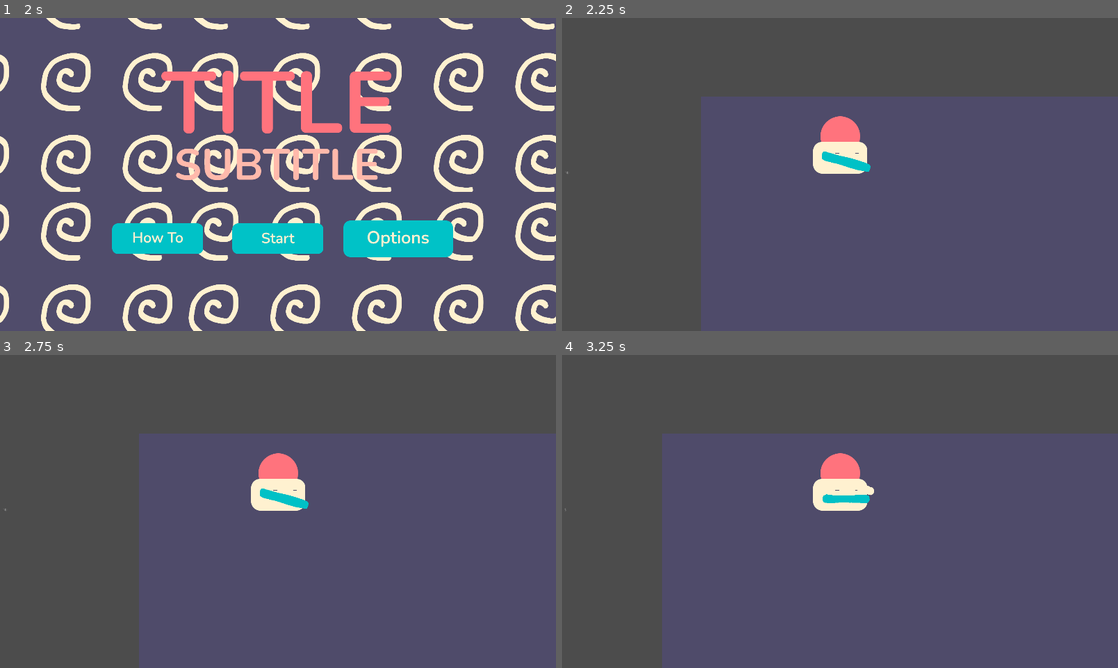
Above: before the commit, frames 1-4 (two rows, left to right).
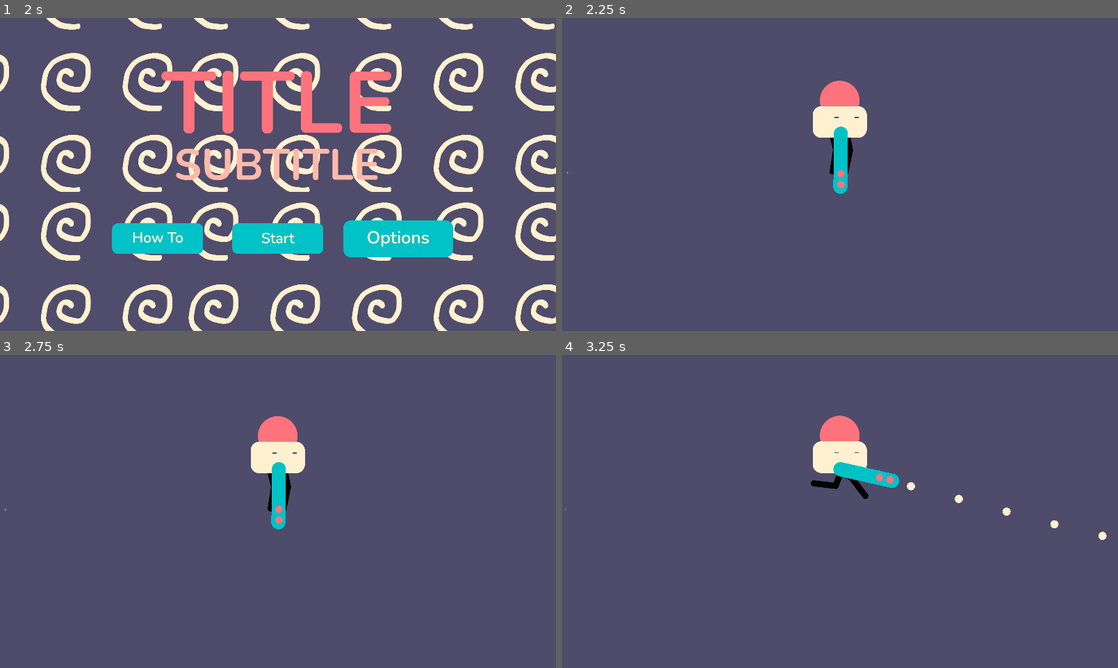
Above: after the commit, the same moments.

Repository: joscco/Dicity
Game: Godot game, scene res://Scenes/StartScene.tscn
The game is run twice, just before and just after one commit, with the same random seed, the same clock (stepped at 60 frames per second) and the same inputs. Sound files missing from this copy of the repository are replaced by a short silence.
Inputs (mouse positions are in pixels of both pictures, inside the frame that each line leads up to):
- Up to frame 1 (2 s): click (155, 240) at 0.5 s; click (400, 240) at 1.25 s
- Up to frame 2 (2.25 s): click (840, 240) at 2 s
- Up to frame 3 (2.75 s): no input
- Up to frame 4 (3.25 s): move the mouse to (962, 495) at 2.77 s; press the mouse at (962, 495) at 2.78 s; hold Right (right) from 2.78 s (still down)

Frame 1 is identical in both runs. In frame 2, 46% of the frame differs, in the area x 0-100%, y 0-100%; in frame 3, 46%; in frame 4, 41%.

Commit message:
Improve Player Animation

Diff:
--- /dev/null
+++ b/Assets/Graphics/Assets/Spine/EnemyLegs.json
@@ -0,0 +1,48 @@
+{ "skeleton": { "images": "/Users/jonathanschmitz/Projects/gmtk-2022/Assets/Graphics/Assets/Spine/images/" },
+"bones": [
+	{ "name": "root" }
+],
+"slots": [
+	{ "name": "first_top", "bone": "root", "attachment": "first_top" },
+	{ "name": "second_top", "bone": "root", "attachment": "second_top" },
+	{ "name": "third_top", "bone": "root", "attachment": "third_top" },
+	{ "name": "forth_top", "bone": "root", "attachment": "forth_top" },
+	{ "name": "first_bottom", "bone": "root", "attachment": "first_bottom" },
+	{ "name": "second_bottom", "bone": "root", "attachment": "second_bottom" },
+	{ "name": "third_bottom", "bone": "root", "attachment": "third_bottom" },
+	{ "name": "fourth_bottom", "bone": "root", "attachment": "fourth_bottom" },
+	{ "name": "dots", "bone": "root", "attachment": "dots" }
+],
+"skins": {
+	"default": {
+		"first_top": {
+			"first_top": { "x": -64.5, "y": 123.5, "width": 23, "height": 99 }
+		},
+		"second_top": {
+			"second_top": { "x": -20.5, "y": 123.5, "width": 23, "height": 99 }
+		},
+		"third_top": {
+			"third_top": { "x": 23.5, "y": 123.5, "width": 23, "height": 99 }
+		},
+		"forth_top": {
+			"forth_top": { "x": 67.5, "y": 123.5, "width": 23, "height": 99 }
+		},
+		"first_bottom": {
+			"first_bottom": { "x": -64.5, "y": 47.5, "width": 23, "height": 99 }
+		},
+		"second_bottom": {
+			"second_bottom": { "x": -20.5, "y": 47.5, "width": 23, "height": 99 }
+		},
+		"third_bottom": {
+			"third_bottom": { "x": 23.5, "y": 47.5, "width": 23, "height": 99 }
+		},
+		"fourth_bottom": {
+			"fourth_bottom": { "x": 67.5, "y": 47.5, "width": 23, "height": 99 }
+		},
+		"dots": {
+			"dots": { "x": 1.5, "y": 81, "width": 135, "height": 166 }
+		}
+	}
+},
+"animations": { "animation": {} }
+}
--- /dev/null
+++ b/Assets/Graphics/Assets/Spine/PlayerLegs.json
@@ -0,0 +1,32 @@
+{ "skeleton": { "images": "/Users/jonathanschmitz/Projects/gmtk-2022/Assets/Graphics/Assets/Spine/images/" },
+"bones": [
+	{ "name": "root" }
+],
+"slots": [
+	{ "name": "left_top", "bone": "root", "attachment": "left_top" },
+	{ "name": "right_top", "bone": "root", "attachment": "right_top" },
+	{ "name": "left_bottom", "bone": "root", "attachment": "left_bottom" },
+	{ "name": "right_bottom", "bone": "root", "attachment": "right_bottom" },
+	{ "name": "dots", "bone": "root", "attachment": "dots" }
+],
+"skins": {
+	"default": {
+		"left_top": {
+			"left_top": { "x": -20.5, "y": 123.5, "width": 23, "height": 99 }
+		},
+		"right_top": {
+			"right_top": { "x": 23.5, "y": 123.5, "width": 23, "height": 99 }
+		},
+		"left_bottom": {
+			"left_bottom": { "x": -20.5, "y": 47.5, "width": 23, "height": 99 }
+		},
+		"right_bottom": {
+			"right_bottom": { "x": 23.5, "y": 47.5, "width": 23, "height": 99 }
+		},
+		"dots": {
+			"dots": { "x": 1.5, "y": 81, "width": 47, "height": 166 }
+		}
+	}
+},
+"animations": { "animation": {} }
+}
--- a/Characters/Bullet.tscn
+++ b/Characters/Bullet.tscn
@@ -1,10 +1,10 @@
 [gd_scene load_steps=4 format=2]
 
-[ext_resource path="res://AssetCreation/Graphics/PNGs/GameScene/bullet.png" type="Texture" id=1]
+[ext_resource path="res://Assets/Graphics/PNGs/GameScene/bullet.png" type="Texture" id=1]
 [ext_resource path="res://Scripts/BulletStats.gd" type="Script" id=2]
 
 [sub_resource type="CapsuleShape2D" id=1]
-radius = 13.4
+radius = 2.8
 height = 0.0
 
 [node name="Bullet" type="Area2D"]
@@ -12,12 +12,12 @@
 script = ExtResource( 2 )
 
 [node name="BulletSprite" type="Sprite" parent="."]
-rotation = 1.5708
-scale = Vector2( 5, 5 )
 texture = ExtResource( 1 )
 
 [node name="CollisionShape2D" type="CollisionShape2D" parent="."]
-position = Vector2( 1, 2 )
+position = Vector2( 0, -1 )
 rotation = 1.5708
 scale = Vector2( 5, 5 )
 shape = SubResource( 1 )
+
+[node name="OffScreenChecker" type="VisibilityNotifier2D" parent="."]
--- a/Characters/Ghost.tscn
+++ b/Characters/Ghost.tscn
@@ -1,6 +1,6 @@
 [gd_scene load_steps=5 format=2]
 
-[ext_resource path="res://AssetCreation/Graphics/PNGs/GameScene/enemyBody_0.png" type="Texture" id=1]
+[ext_resource path="res://Assets/Graphics/PNGs/GameScene/enemyBody_0.png" type="Texture" id=1]
 [ext_resource path="res://Scripts/Chase.gd" type="Script" id=2]
 [ext_resource path="res://Characters/ExperiencePoint.tscn" type="PackedScene" id=3]
 
--- a/Characters/RenderComponents/PlayerRenderer.gd
+++ b/Characters/RenderComponents/PlayerRenderer.gd
@@ -1,36 +1,49 @@
-extends Sprite
+extends Node2D
 
-onready var gunSprite: AnimatedSprite = $Gun
+onready var bodySprite: Sprite = $Body
+onready var eyesSprite: Sprite = $Body/Eyes
+onready var gunSprite: Sprite = $Body/Gun
+onready var mullet: Node2D = $Body/Gun/Mullet
+onready var legs: Sprite = $Legs
+onready var animationPlayer: AnimationPlayer = $AnimationPlayer
 
-func adaptToGunRotation(rotation: float):
-	# Rotation here is clockwise
-	var absRotation = posmod(rotation, 360)
+var running: bool = false
 
-	if absRotation < 45:
-		gunSprite.frame = 1
-		gunSprite.scale.x = 1
-		gunSprite.position.x = 20
-	elif absRotation < 90:
-		gunSprite.frame = 0
-		gunSprite.scale.x = 1
-		gunSprite.position.x = 20
-	elif absRotation < 135:
-		gunSprite.frame = 0
-		gunSprite.scale.x = -1
-		gunSprite.position.x = -20
-	elif absRotation < 225:
-		gunSprite.frame = 1
-		gunSprite.scale.x = -1
-		gunSprite.position.x = -20
-	elif absRotation < 270:
-		gunSprite.frame = 2
-		gunSprite.scale.x = -1
-		gunSprite.position.x = -20
-	elif absRotation < 315:
-		gunSprite.frame = 2
-		gunSprite.scale.x = 1
-		gunSprite.position.x = 20
+var time = 0
+
+func getMullet():
+	print(mullet.position)
+	return mullet
+
+func adaptToVelocity(velocity: Vector2):
+	if running and velocity.length() < 0.05:
+		animationPlayer.play("idle")
+		running = false
+	elif !running and velocity.length() > 0.05:
+		animationPlayer.play("run")
+		running = true
+
+	if velocity.x > 0.05:
+		bodySprite.scale.x = 1
+		legs.scale.x = 1
+	elif velocity.x < -0.05:
+		bodySprite.scale.x = -1
+		legs.scale.x = -1
+
+func _process(delta):
+	time += delta
+
+	var mousePosition = get_global_mouse_position()
+	gunSprite.look_at(mousePosition)
+
+	var relativeMousePosition = to_local(mousePosition)
+
+	if relativeMousePosition.y < 0:
+		gunSprite.z_index = -1
+		eyesSprite.z_index = -1
 	else:
-		gunSprite.frame = 1
-		gunSprite.scale.x = 1
-		gunSprite.position.x = 20
+		gunSprite.z_index = 1
+		eyesSprite.z_index = 1
+
+	if !running:
+		bodySprite.position.y = 5 * sin(5*time)
--- a/Characters/RenderComponents/PlayerRenderer.tscn
+++ b/Characters/RenderComponents/PlayerRenderer.tscn
@@ -1,31 +1,88 @@
-[gd_scene load_steps=8 format=2]
+[gd_scene load_steps=9 format=2]
 
-[ext_resource path="res://AssetCreation/Graphics/PNGs/GameScene/playerBody_0.png" type="Texture" id=1]
-[ext_resource path="res://AssetCreation/Graphics/PNGs/GameScene/playerEyes_0_closed.png" type="Texture" id=2]
-[ext_resource path="res://AssetCreation/Graphics/PNGs/GameScene/playerGun_0_0.png" type="Texture" id=3]
+[ext_resource path="res://Assets/Graphics/PNGs/GameScene/playerBody_0.png" type="Texture" id=1]
+[ext_resource path="res://Assets/Graphics/PNGs/GameScene/playerEyes_0_closed.png" type="Texture" id=2]
+[ext_resource path="res://Assets/Graphics/Assets/Spine/output/playerLegsSpriteSheet.png" type="Texture" id=3]
 [ext_resource path="res://Characters/RenderComponents/PlayerRenderer.gd" type="Script" id=4]
-[ext_resource path="res://AssetCreation/Graphics/PNGs/GameScene/playerGun_0_-1.png" type="Texture" id=5]
-[ext_resource path="res://AssetCreation/Graphics/PNGs/GameScene/playerGun_0_1.png" type="Texture" id=6]
+[ext_resource path="res://Assets/Graphics/PNGs/GameScene/basicGun.png" type="Texture" id=5]
 
-[sub_resource type="SpriteFrames" id=1]
-animations = [ {
-"frames": [ ExtResource( 5 ), ExtResource( 3 ), ExtResource( 6 ) ],
-"loop": true,
-"name": "gun",
-"speed": 5.0
-} ]
+[sub_resource type="Animation" id=1]
+length = 0.001
+tracks/0/type = "value"
+tracks/0/path = NodePath("Legs:frame")
+tracks/0/interp = 1
+tracks/0/loop_wrap = true
+tracks/0/imported = false
+tracks/0/enabled = true
+tracks/0/keys = {
+"times": PoolRealArray( 0 ),
+"transitions": PoolRealArray( 1 ),
+"update": 0,
+"values": [ 0 ]
+}
 
-[node name="Body" type="Sprite"]
-position = Vector2( 1, -102 )
-texture = ExtResource( 1 )
+[sub_resource type="Animation" id=2]
+resource_name = "idle"
+length = 1.2
+loop = true
+step = 0.05
+tracks/0/type = "value"
+tracks/0/path = NodePath("Legs:frame")
+tracks/0/interp = 1
+tracks/0/loop_wrap = true
+tracks/0/imported = false
+tracks/0/enabled = true
+tracks/0/keys = {
+"times": PoolRealArray( 0, 0.05, 0.1, 0.15, 0.2, 0.25, 0.3, 0.35, 0.4, 0.45, 0.5, 0.55, 0.6, 0.65, 0.7, 0.75, 0.8, 0.85, 0.9, 0.95, 1, 1.05, 1.1, 1.15 ),
+"transitions": PoolRealArray( 1, 1, 1, 1, 1, 1, 1, 1, 1, 1, 1, 1, 1, 1, 1, 1, 1, 1, 1, 1, 1, 1, 1, 1 ),
+"update": 1,
+"values": [ 0, 1, 2, 3, 4, 5, 6, 7, 8, 9, 10, 11, 12, 13, 14, 15, 16, 17, 18, 19, 20, 21, 22, 23 ]
+}
+
+[sub_resource type="Animation" id=3]
+resource_name = "run"
+loop = true
+step = 0.05
+tracks/0/type = "value"
+tracks/0/path = NodePath("Legs:frame")
+tracks/0/interp = 1
+tracks/0/loop_wrap = true
+tracks/0/imported = false
+tracks/0/enabled = true
+tracks/0/keys = {
+"times": PoolRealArray( 0, 0.05, 0.1, 0.15, 0.2, 0.25, 0.3, 0.35, 0.4, 0.45, 0.5, 0.55, 0.6, 0.65, 0.7, 0.75, 0.8, 0.85, 0.9, 0.95 ),
+"transitions": PoolRealArray( 1, 1, 1, 1, 1, 1, 1, 1, 1, 1, 1, 1, 1, 1, 1, 1, 1, 1, 1, 1 ),
+"update": 1,
+"values": [ 24, 25, 26, 27, 28, 29, 30, 31, 32, 33, 34, 35, 36, 37, 38, 39, 40, 41, 42, 43 ]
+}
+
+[node name="PlayerRenderer" type="Node2D"]
+position = Vector2( -1, -229 )
 script = ExtResource( 4 )
 
-[node name="Eyes" type="Sprite" parent="."]
+[node name="Body" type="Sprite" parent="."]
+texture = ExtResource( 1 )
+
+[node name="Eyes" type="Sprite" parent="Body"]
 position = Vector2( 24, 29 )
 texture = ExtResource( 2 )
 
-[node name="Gun" type="AnimatedSprite" parent="."]
-position = Vector2( 79, 58 )
-frames = SubResource( 1 )
-animation = "gun"
-speed_scale = 0.0
+[node name="Gun" type="Sprite" parent="Body"]
+position = Vector2( 4, 86 )
+texture = ExtResource( 5 )
+offset = Vector2( 90, 0 )
+
+[node name="Mullet" type="Node2D" parent="Body/Gun"]
+position = Vector2( 197, 1 )
+
+[node name="Legs" type="Sprite" parent="."]
+position = Vector2( 1, 144 )
+z_index = -1
+texture = ExtResource( 3 )
+hframes = 4
+vframes = 11
+
+[node name="AnimationPlayer" type="AnimationPlayer" parent="."]
+anims/RESET = SubResource( 1 )
+anims/idle = SubResource( 2 )
+anims/run = SubResource( 3 )
--- a/Scenes/MainGameScene.tscn
+++ b/Scenes/MainGameScene.tscn
@@ -10,7 +10,10 @@
 [node name="MainGameScene" type="Node"]
 script = ExtResource( 2 )
 
-[node name="Background" type="ColorRect" parent="."]
+[node name="Background" type="CanvasLayer" parent="."]
+layer = -100
+
+[node name="ColorRect" type="ColorRect" parent="Background"]
 anchor_right = 1.0
 anchor_bottom = 1.0
 color = Color( 0.309804, 0.294118, 0.415686, 1 )
--- a/Scenes/StartScene.tscn
+++ b/Scenes/StartScene.tscn
@@ -1,15 +1,15 @@
 [gd_scene load_steps=11 format=2]
 
-[ext_resource path="res://AssetCreation/Graphics/PNGs/StartScene/startButton.png" type="Texture" id=1]
-[ext_resource path="res://AssetCreation/Graphics/PNGs/StartScene/backgroundPattern.png" type="Texture" id=2]
-[ext_resource path="res://AssetCreation/Graphics/PNGs/StartScene/subtitle.png" type="Texture" id=3]
+[ext_resource path="res://Assets/Graphics/PNGs/StartScene/startButton.png" type="Texture" id=1]
+[ext_resource path="res://Assets/Graphics/PNGs/StartScene/backgroundPattern.png" type="Texture" id=2]
+[ext_resource path="res://Assets/Graphics/PNGs/StartScene/subtitle.png" type="Texture" id=3]
 [ext_resource path="res://Characters/StartButton.gd" type="Script" id=4]
 [ext_resource path="res://Characters/OptionButton.gd" type="Script" id=5]
-[ext_resource path="res://AssetCreation/Graphics/PNGs/StartScene/introButton.png" type="Texture" id=6]
+[ext_resource path="res://Assets/Graphics/PNGs/StartScene/introButton.png" type="Texture" id=6]
 [ext_resource path="res://Characters/ParallaxBackground.gd" type="Script" id=7]
 [ext_resource path="res://Characters/HowToButton.gd" type="Script" id=8]
-[ext_resource path="res://AssetCreation/Graphics/PNGs/StartScene/optionButton.png" type="Texture" id=9]
-[ext_resource path="res://AssetCreation/Graphics/PNGs/StartScene/title.png" type="Texture" id=10]
+[ext_resource path="res://Assets/Graphics/PNGs/StartScene/optionButton.png" type="Texture" id=9]
+[ext_resource path="res://Assets/Graphics/PNGs/StartScene/title.png" type="Texture" id=10]
 
 [node name="StartScene" type="Node"]
 
--- a/Scripts/BulletStats.gd
+++ b/Scripts/BulletStats.gd
@@ -3,11 +3,17 @@
 var speed = 2000
 var damage = 3
 
+onready var offScreenChecker: VisibilityNotifier2D = $OffScreenChecker
+
 func _ready():
 	connect("body_entered", self, "_on_body_entered")
+	offScreenChecker.connect("screen_exited", self, "_on_screen_exited")
 
 func _physics_process(delta):
 	position += transform.x * speed * delta
+
+func _on_screen_exited():
+	queue_free()
 
 func _on_body_entered(body: Node):
 	if body.is_in_group("mobs"):
--- a/Scripts/Move.gd
+++ b/Scripts/Move.gd
@@ -23,7 +23,6 @@
 
 # Playerobjs
 onready var renderer = $PlayerRenderer
-onready var gun = $Gun
 onready var pickupArea = $XPPickupArea
 
 func _ready():
@@ -57,7 +56,8 @@
 			timer.start()
 			var bullet = Bullet.instance()
 			owner.add_child(bullet)
-			bullet.transform = $Gun/Muzzle.global_transform
+			bullet.position = renderer.getMullet().global_position
+			bullet.rotation = renderer.getMullet().global_rotation
 
 func get_input():
 	velocity = Vector2()
@@ -75,11 +75,9 @@
 	velocity = velocity.normalized() * speed
 
 func _physics_process(delta):
-	gun.look_at(get_global_mouse_position())
 	get_input()
-	renderer.adaptToGunRotation(gun.rotation_degrees)
 	velocity = move_and_slide(velocity)
-
+	renderer.adaptToVelocity(velocity)
 
 # Pickup XP
 func _on_XP_pickuparea_area_entered(area):
--- a/SoundManager.gd
+++ b/SoundManager.gd
@@ -3,8 +3,8 @@
 onready var audioPlayer: AudioStreamPlayer = $AudioPlayer
 
 # Looping Sound files work way better in ogg format!
-var mainMusicIntro = preload("res://AssetCreation/Music/Intro.ogg")
-var mainMusic = preload("res://AssetCreation/Music/Main.ogg")
+var mainMusicIntro = preload("res://Assets/Music/Intro.ogg")
+var mainMusic = preload("res://Assets/Music/Main.ogg")
 
 var HitSound = preload("res://Sounds/hit.mp3")
 var ShellSound = preload("res://Sounds/shells.mp3")
--- a/project.godot
+++ b/project.godot
@@ -35,8 +35,7 @@
 window/size/width=1920
 window/size/height=1080
 window/size/resizable=false
-window/size/test_width=960
-window/size/test_height=540
+window/dpi/allow_hidpi=true
 mouse_cursor/custom_image="res://Art/MainScene/crosshair.png"
 mouse_cursor/custom_image_hotspot=Vector2( 78, 78 )
 window/stretch/mode="2d"
Not shown, removed: AssetCreation/Graphics/PNGs/GameOverScene/againButton.png.import
Not shown, removed: AssetCreation/Graphics/PNGs/GameOverScene/backgroundPattern.png.import
Not shown, removed: AssetCreation/Graphics/PNGs/GameOverScene/game.png.import
Not shown, removed: AssetCreation/Graphics/PNGs/GameOverScene/over.png.import
Not shown, removed: AssetCreation/Graphics/PNGs/GameOverScene/subTitle.png.import
Not shown, removed: AssetCreation/Graphics/PNGs/GameScene/ammoIcon.png.import
Not shown, removed: AssetCreation/Graphics/PNGs/GameScene/bullet.png.import
Not shown, removed: AssetCreation/Graphics/PNGs/GameScene/deco_0.png.import
Not shown, removed: AssetCreation/Graphics/PNGs/GameScene/deco_1.png.import
Not shown, removed: AssetCreation/Graphics/PNGs/GameScene/default.png.import
Not shown, removed: AssetCreation/Graphics/PNGs/GameScene/enemyBody_0.png.import
Not shown, removed: AssetCreation/Graphics/PNGs/GameScene/healthHeart.png.import
(and 408 more such lines)
